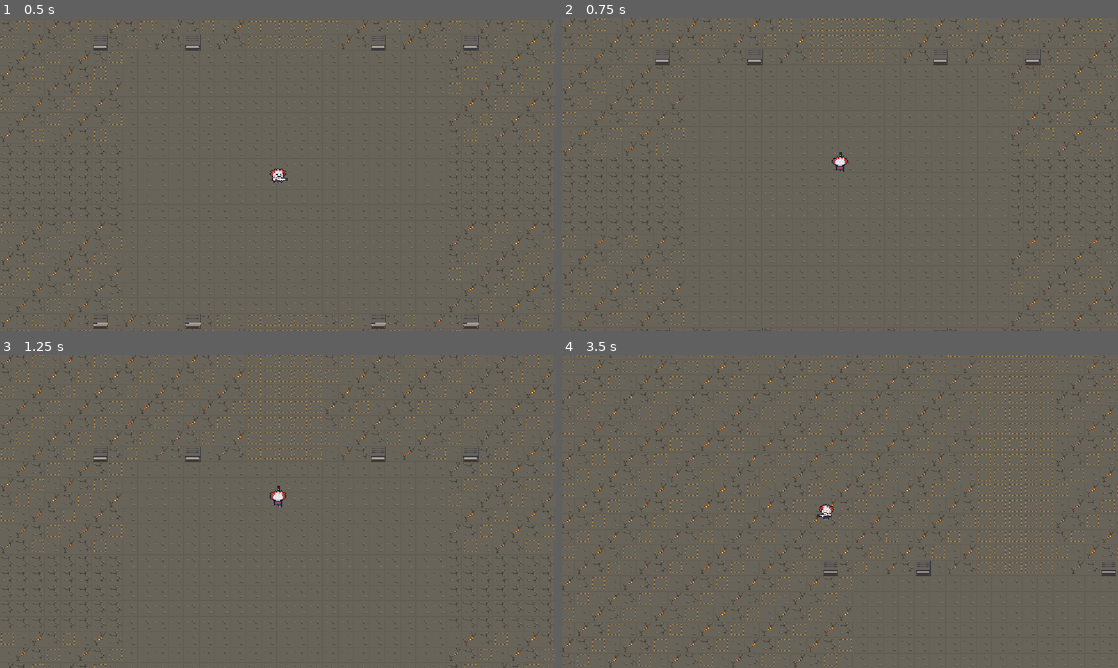
Above: before the commit, frames 1-4 (two rows, left to right).
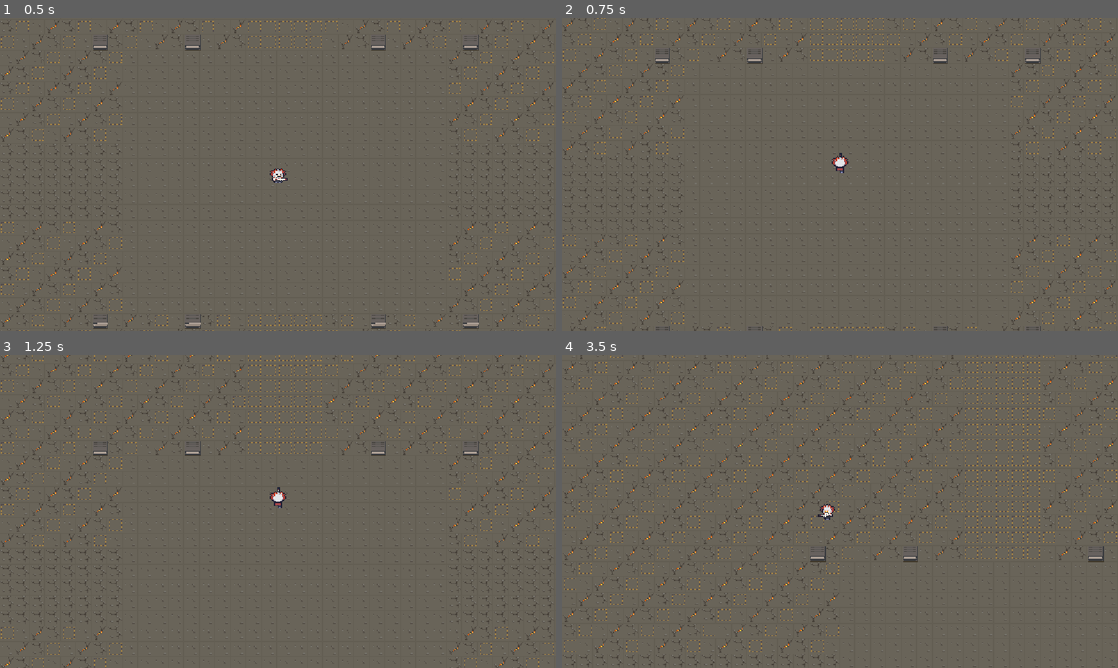
Above: after the commit, the same moments.

Repository: wanheng20031114/arc-nice
Game: Godot game, scene res://scene/lobby.tscn
Same seed, same stepped clock (60 frames per second), same inputs: the game is played once before the commit and once after it. This scene is started directly instead of the project's main scene.
Inputs:
- Up to frame 1 (0.5 s): no input
- Up to frame 2 (0.75 s): tap Enter at 0.5 s; hold W (move_up) from 0.53 s (still down)
- Up to frame 3 (1.25 s): keep holding W (move_up)
- Up to frame 4 (3.5 s): release W (move_up) at 2.03 s; hold A (move_left) from 2.03 s (still down)

Frame 1 is identical in both runs. In frame 2, 5.0% of the frame differs, in the area x 0-100%, y 0-100%; in frame 3, 6.0%; in frame 4, 9.0%.

Commit message:
agents规则更新

Diff:
--- a/project.godot
+++ b/project.godot
@@ -28,41 +28,49 @@
 move_left={
 "deadzone": 0.2,
 "events": [Object(InputEventKey,"resource_local_to_scene":false,"resource_name":"","device":-1,"window_id":0,"alt_press …(191 unchanged characters)…
+, Object(InputEventJoypadMotion,"resource_local_to_scene":false,"resource_name":"","device":-1,"axis":0,"axis_value":-1.0,"script":null)
 ]
 }
 move_right={
 "deadzone": 0.2,
 "events": [Object(InputEventKey,"resource_local_to_scene":false,"resource_name":"","device":-1,"window_id":0,"alt_press …(192 unchanged characters)…
+, Object(InputEventJoypadMotion,"resource_local_to_scene":false,"resource_name":"","device":-1,"axis":0,"axis_value":1.0,"script":null)
 ]
 }
 move_down={
 "deadzone": 0.2,
 "events": [Object(InputEventKey,"resource_local_to_scene":false,"resource_name":"","device":-1,"window_id":0,"alt_press …(192 unchanged characters)…
+, Object(InputEventJoypadMotion,"resource_local_to_scene":false,"resource_name":"","device":-1,"axis":1,"axis_value":1.0,"script":null)
 ]
 }
 move_up={
 "deadzone": 0.2,
 "events": [Object(InputEventKey,"resource_local_to_scene":false,"resource_name":"","device":-1,"window_id":0,"alt_press …(192 unchanged characters)…
+, Object(InputEventJoypadMotion,"resource_local_to_scene":false,"resource_name":"","device":-1,"axis":1,"axis_value":-1.0,"script":null)
 ]
 }
 shoot_left={
 "deadzone": 0.2,
 "events": [Object(InputEventKey,"resource_local_to_scene":false,"resource_name":"","device":-1,"window_id":0,"alt_press …(195 unchanged characters)…
+, Object(InputEventJoypadMotion,"resource_local_to_scene":false,"resource_name":"","device":-1,"axis":2,"axis_value":-1.0,"script":null)
 ]
 }
 shoot_right={
 "deadzone": 0.2,
 "events": [Object(InputEventKey,"resource_local_to_scene":false,"resource_name":"","device":-1,"window_id":0,"alt_press …(195 unchanged characters)…
+, Object(InputEventJoypadMotion,"resource_local_to_scene":false,"resource_name":"","device":-1,"axis":2,"axis_value":1.0,"script":null)
 ]
 }
 shoot_up={
 "deadzone": 0.2,
 "events": [Object(InputEventKey,"resource_local_to_scene":false,"resource_name":"","device":-1,"window_id":0,"alt_press …(195 unchanged characters)…
+, Object(InputEventJoypadMotion,"resource_local_to_scene":false,"resource_name":"","device":-1,"axis":3,"axis_value":-1.0,"script":null)
 ]
 }
 shoot_down={
 "deadzone": 0.2,
 "events": [Object(InputEventKey,"resource_local_to_scene":false,"resource_name":"","device":-1,"window_id":0,"alt_press …(195 unchanged characters)…
+, Object(InputEventJoypadMotion,"resource_local_to_scene":false,"resource_name":"","device":-1,"axis":3,"axis_value":1.0,"script":null)
 ]
 }
 
--- a/scene/player.gd
+++ b/scene/player.gd
@@ -1,41 +1,175 @@
 extends CharacterBody2D
 
-@export var move_speed: float = 130
+@export var move_speed: float = 120.0
+@export var fire_interval: float = 0.18
+@export var bullet_spawn_distance: float = 18.0
 
 @onready var body_sprite: AnimatedSprite2D = $BodySprite
+@onready var armed_effect_sprite: AnimatedSprite2D = $ArmedEffectSprite
+@onready var shooting_timer: Timer = $ShootingTimer
+
+const BULLET_SCENE := preload("res://scene/bullet.tscn")
+const NORMAL_ANIMATION_PREFIX := &"normal"
+const ARMED_ANIMATION_PREFIX := &"armed"
+const DEFAULT_FIRE_RATE_MULTIPLIER := 1.0
+const SPIRAL_PHASE_STEP := PI / 12.0
+
+const PLAYER_FORM_MODE_NORMAL := 0
+const PLAYER_FORM_MODE_ARMED := 1
+const SHOT_PATTERN_NORMAL := 0
+const SHOT_PATTERN_SPIRAL := 1
 
 var facing_suffix: StringName = &"right"
+var rapid_fire_rate_multiplier: float = DEFAULT_FIRE_RATE_MULTIPLIER
+var form_fire_rate_multiplier: float = DEFAULT_FIRE_RATE_MULTIPLIER
+var current_form_mode: int = PLAYER_FORM_MODE_NORMAL
+var current_shot_pattern: int = SHOT_PATTERN_NORMAL
+var spiral_phase: float = 0.0
 
-const NORMAL_ANIMATION_PREFIX := &"normal"
 
 func _ready() -> void:
+	shooting_timer.one_shot = true
+	shooting_timer.wait_time = _get_effective_fire_interval()
 	_update_animation()
+	_update_armed_effect()
 
-func _physics_process(delta: float) -> void:
-	var move_input := Input.get_vector("move_left","move_right","move_up","move_down")
+
+func _physics_process(_delta: float) -> void:
+	var move_input := Input.get_vector("move_left", "move_right", "move_up", "move_down")
+	var shoot_input := Input.get_vector("shoot_left", "shoot_right", "shoot_up", "shoot_down")
 
 	velocity = move_input * move_speed
+	move_and_slide()
 
-	move_and_slide()
-	if move_input!= Vector2.ZERO:
-		facing_suffix = _vector_to_facing_suffix(move_input)
+	if current_shot_pattern == SHOT_PATTERN_SPIRAL:
+		_try_auto_spiral_shoot()
+	elif shoot_input != Vector2.ZERO:
+		_try_shoot(shoot_input)
 
+	_update_facing(move_input, shoot_input)
 	_update_animation()
+	_update_armed_effect()
+
 
 func _update_animation() -> void:
-	var animation_name := StringName("%s_%s" % [NORMAL_ANIMATION_PREFIX, facing_suffix])
+	var animation_name := StringName("%s_%s" % [_get_animation_prefix(), facing_suffix])
 
 	if not body_sprite.sprite_frames.has_animation(animation_name):
-		push_warning("Missing player animation: %s" % animation_name)
-		return
+		var fallback_animation_name := StringName("%s_%s" % [NORMAL_ANIMATION_PREFIX, facing_suffix])
+		if not body_sprite.sprite_frames.has_animation(fallback_animation_name):
+			push_warning("Missing player animation: %s" % animation_name)
+			return
+		animation_name = fallback_animation_name
 
 	if body_sprite.animation != animation_name:
 		body_sprite.play(animation_name)
 
-# 将任意二维向量映射为四方向动画
-# 对角输入会优先取绝对值更大的轴，避免在四方向动画里出现歧义
+
+func _try_shoot(shoot_input: Vector2) -> void:
+	if not shooting_timer.is_stopped():
+		return
+
+	var shoot_direction := shoot_input.normalized()
+	var has_spawned_bullet := _fire_bullets(shoot_direction)
+
+	if has_spawned_bullet:
+		shooting_timer.start(_get_effective_fire_interval())
+
+
+func _fire_bullets(base_direction: Vector2) -> bool:
+	if current_shot_pattern == SHOT_PATTERN_SPIRAL:
+		var has_spawned_forward_bullet := _spawn_bullet(base_direction)
+		var has_spawned_backward_bullet := _spawn_bullet(base_direction.rotated(PI))
+		spiral_phase = wrapf(spiral_phase + SPIRAL_PHASE_STEP, 0.0, TAU)
+		return has_spawned_forward_bullet or has_spawned_backward_bullet
+
+	return _spawn_bullet(base_direction)
+
+
+func _spawn_bullet(shoot_direction: Vector2) -> bool:
+	var bullet := BULLET_SCENE.instantiate() as Bullet
+	if bullet == null:
+		return false
+
+	var spawn_parent := get_tree().current_scene
+	if spawn_parent == null:
+		return false
+
+	bullet.top_level = true
+	bullet.setup(shoot_direction)
+	spawn_parent.add_child(bullet)
+	bullet.global_position = global_position + shoot_direction * bullet_spawn_distance
+	return true
+
+
+func _try_auto_spiral_shoot() -> void:
+	if not shooting_timer.is_stopped():
+		return
+
+	var spiral_direction := Vector2.RIGHT.rotated(spiral_phase)
+	var has_spawned_bullet := _fire_bullets(spiral_direction)
+
+	if has_spawned_bullet:
+		shooting_timer.start(_get_effective_fire_interval())
+
+
+func _get_effective_fire_interval() -> float:
+	return max(fire_interval / _get_effective_fire_rate_multiplier(), 0.01)
+
+
+func _get_effective_fire_rate_multiplier() -> float:
+	if _has_active_form_override():
+		return max(form_fire_rate_multiplier, 0.01)
+
+	return max(rapid_fire_rate_multiplier, 0.01)
+
+
+func _has_active_form_override() -> bool:
+	return (
+		current_form_mode != PLAYER_FORM_MODE_NORMAL
+		or current_shot_pattern != SHOT_PATTERN_NORMAL
+	)
+
+
+func _update_armed_effect() -> void:
+	var is_armed := current_form_mode == PLAYER_FORM_MODE_ARMED
+
+	if not is_armed:
+		if armed_effect_sprite.visible:
+			armed_effect_sprite.visible = false
+		if armed_effect_sprite.is_playing():
+			armed_effect_sprite.stop()
+		return
+
+	if not armed_effect_sprite.visible:
+		armed_effect_sprite.visible = true
+	if armed_effect_sprite.is_playing():
+		return
+	if armed_effect_sprite.sprite_frames == null:
+		return
+	if armed_effect_sprite.sprite_frames.has_animation(&"default"):
+		armed_effect_sprite.play(&"default")
+
+
+func _get_animation_prefix() -> StringName:
+	if current_form_mode == PLAYER_FORM_MODE_ARMED:
+		return ARMED_ANIMATION_PREFIX
+
+	return NORMAL_ANIMATION_PREFIX
+
+
+func _update_facing(move_input: Vector2, shoot_input: Vector2) -> void:
+	var facing_input := shoot_input if shoot_input != Vector2.ZERO else move_input
+	if facing_input != Vector2.ZERO:
+		facing_suffix = _vector_to_facing_suffix(facing_input)
+
+
 func _vector_to_facing_suffix(direction: Vector2) -> StringName:
 	if abs(direction.x) >= abs(direction.y):
 		return &"right" if direction.x > 0.0 else &"left"
 
 	return &"down" if direction.y > 0.0 else &"up"
+
+
+func _on_shooting_timer_timeout() -> void:
+	pass
--- a/scene/player.tscn
+++ b/scene/player.tscn
@@ -395,3 +395,7 @@
 [node name="CollisionShape2D" type="CollisionShape2D" parent="." unique_id=416011949]
 position = Vector2(0, 1)
 shape = SubResource("CircleShape2D_sh265")
+
+[node name="ShootingTimer" type="Timer" parent="." unique_id=1653986996]
+
+[connection signal="timeout" from="ShootingTimer" to="." method="_on_shooting_timer_timeout"]
Not shown, changed: AGENTS.md
